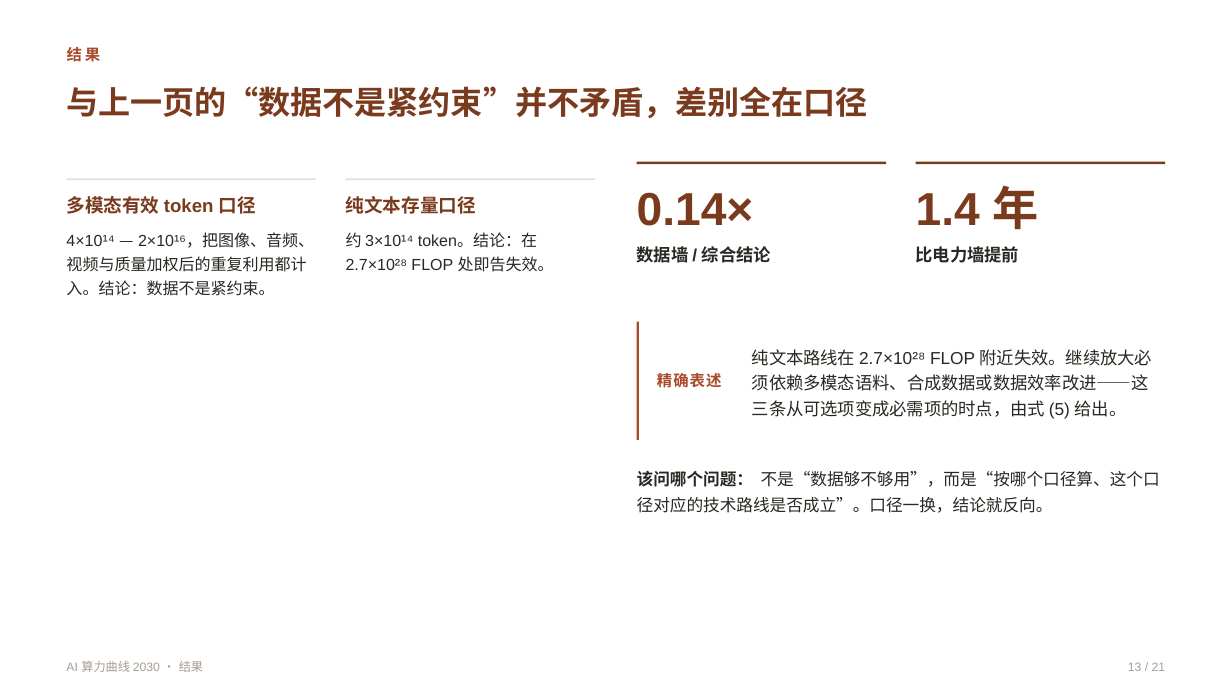
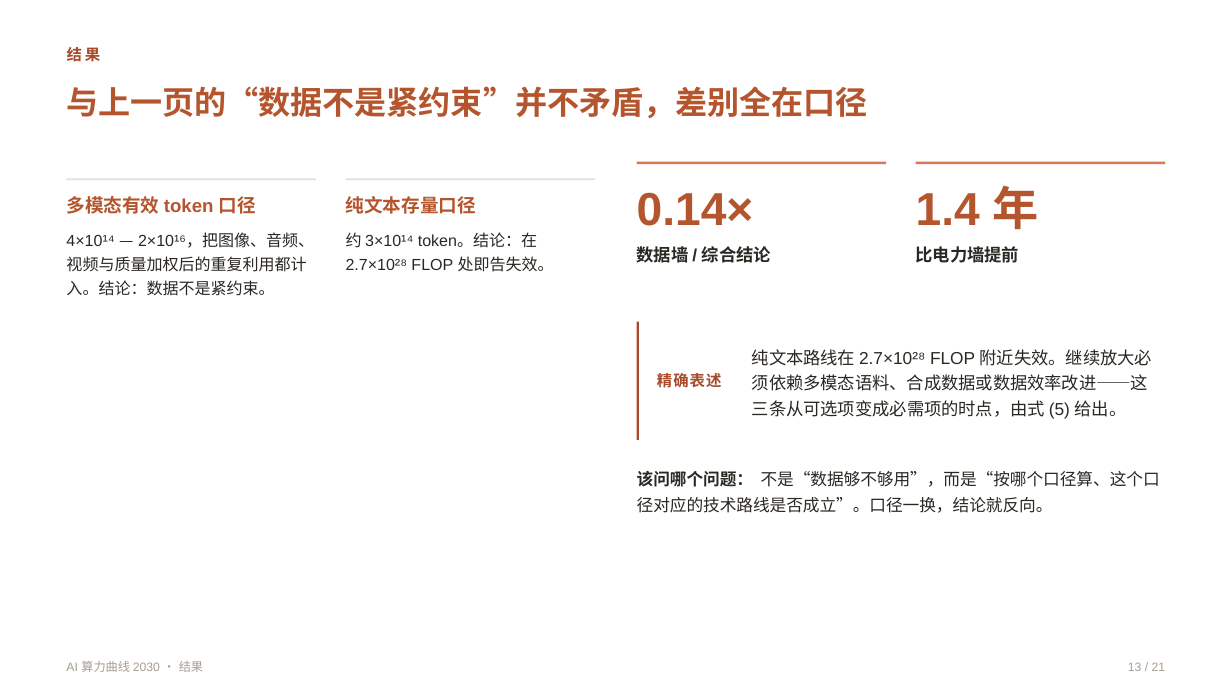
Before and after one commit to qingguang0309/academic-skills, a slide deck: slide 13 of examples/ai-2030-slides/ai2030_talk.pptx. Drawn at 1232x693 pixels with LibreOffice and Linux fonts; fonts in the diff are those of the drawing. Boxes give left, top, right and bottom in pixels: in the first picture for what was removed or moved away, otherwise in the second. Text is boxed around its words. In the diff, an @@ line names an element or a change of style, - is before the commit and + after.

```diff
--- a/examples/ai-2030-slides/ai2030_talk.pptx
+++ b/examples/ai-2030-slides/ai2030_talk.pptx
@@ rectangle at bbox=[637, 162, 886, 165]: fill #7A3A1D to #D97757 @@
@@ text colour #7A3A1D to #B4552D in 5 elements at bbox=[67, 86, 868, 119], bbox=[66, 196, 256, 214], bbox=[346, 196, 476, 214], bbox=[637, 192, 754, 226], bbox=[916, 185, 1039, 229] @@
@@ rectangle at bbox=[916, 162, 1165, 165]: fill #7A3A1D to #D97757 @@
```
Also in this commit, not shown: 20 other slides changed, 8 other files.
